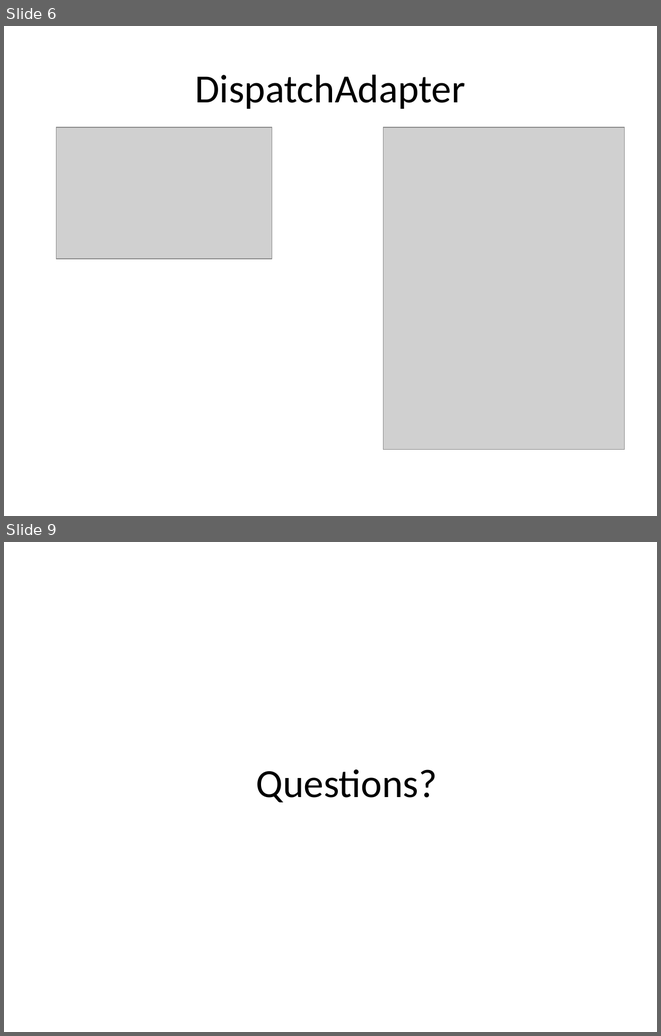
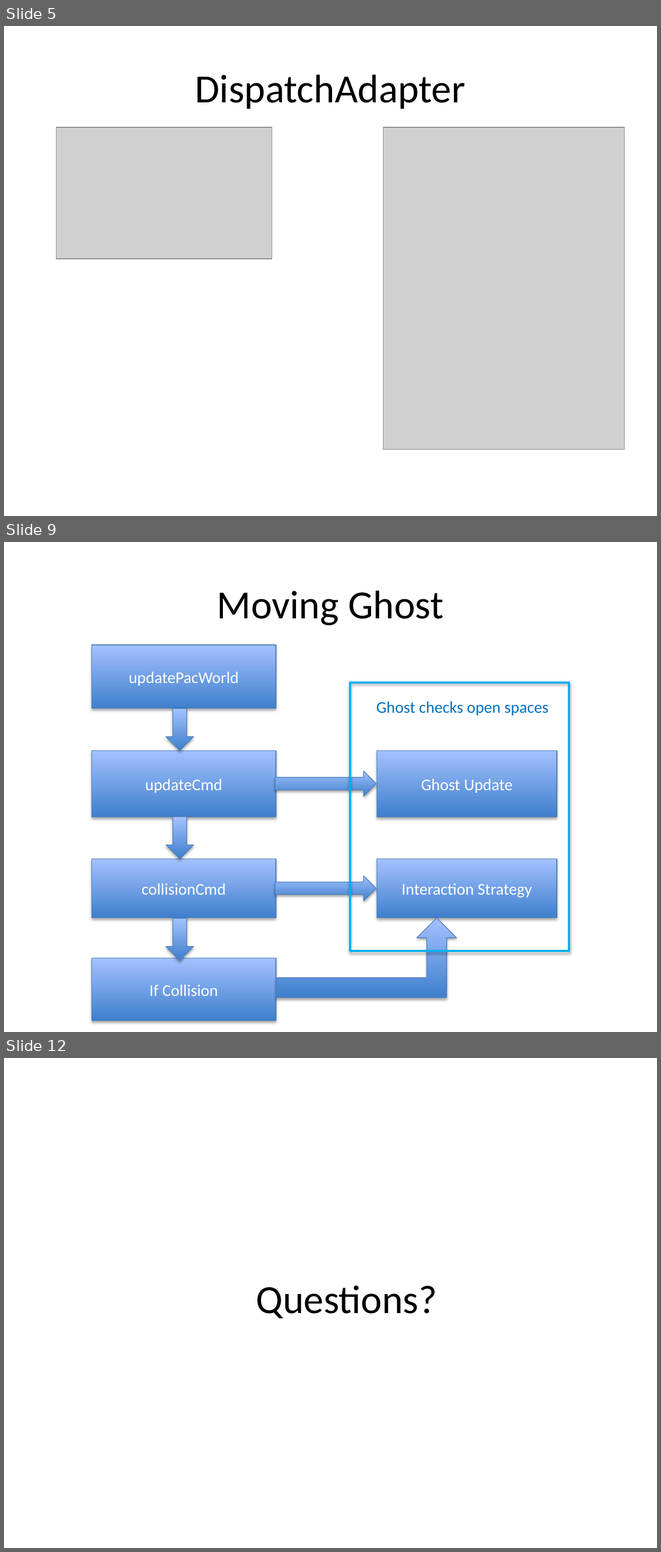
Before and after one commit to 11manu96/comp504-H7, a slide deck: src/main/resources/hw7_presentation.pptx. Shown one above the other, each under a label of ours: slides 6 and 9 before the commit, slides 5, 9 and 12 after it; the slides between them are not shown. The pictures are 661x1036 and 661x1552 pixels, drawn with LibreOffice and Linux fonts; fonts in the diff are those of the drawing; grey boxes stand for pictures. Boxes give left, top, right and bottom in pixels: in the first picture for what was removed or moved away, otherwise in the second. Text is boxed around its words. In the diff, an @@ line names an element or a change of style, - is before the commit and + after.

```diff
--- a/src/main/resources/hw7_presentation.pptx
+++ b/src/main/resources/hw7_presentation.pptx
@@ slide 9 added at (4, 542, 657, 1032), background #FFFFFF @@
@@ title added at (217, 590, 443, 625), 44 pt, text #000000 @@
+Moving Ghost
@@ rectangle added at (91, 645, 276, 708), fill gradient #3F80CE to #A4C4FF, outline #4B7EBC 0.75 pt, 18 pt, text #FFFFFF @@
+updatePacWorld
@@ rectangle added at (350, 682, 569, 951), outline #00B0F0 2.25 pt @@
@@ down arrow added at (166, 708, 193, 750), fill gradient #3F80CE to #A4C4FF, outline #4B7EBC 0.75 pt @@
@@ text added at (376, 701, 548, 715), 18 pt, text #0070C0 @@
+Ghost checks open spaces
@@ rectangle added at (91, 750, 276, 816), fill gradient #3F80CE to #A4C4FF, outline #4B7EBC 0.75 pt, 18 pt, text #FFFFFF @@
+updateCmd
@@ rectangle added at (377, 750, 556, 816), fill gradient #3F80CE to #A4C4FF, outline #4B7EBC 0.75 pt, 18 pt, text #FFFFFF @@
+Ghost Update
@@ right arrow added at (275, 771, 376, 796), fill gradient #3F80CE to #A4C4FF, outline #4B7EBC 0.75 pt @@
@@ down arrow added at (166, 817, 193, 859), fill gradient #3F80CE to #A4C4FF, outline #4B7EBC 0.75 pt @@
@@ rectangle added at (91, 859, 276, 917), fill gradient #3F80CE to #A4C4FF, outline #4B7EBC 0.75 pt, 18 pt, text #FFFFFF @@
+collisionCmd
@@ rectangle added at (377, 859, 556, 917), fill gradient #3F80CE to #A4C4FF, outline #4B7EBC 0.75 pt, 18 pt, text #FFFFFF @@
+Interaction Strategy
@@ right arrow added at (275, 876, 376, 900), fill gradient #3F80CE to #A4C4FF, outline #4B7EBC 0.75 pt @@
@@ down arrow added at (166, 918, 193, 960), fill gradient #3F80CE to #A4C4FF, outline #4B7EBC 0.75 pt @@
@@ bent up arrow added at (276, 917, 457, 997), fill gradient #3F80CE to #A4C4FF, outline #4B7EBC 0.75 pt @@
@@ rectangle added at (91, 958, 276, 1021), fill gradient #3F80CE to #A4C4FF, outline #4B7EBC 0.75 pt, 18 pt, text #FFFFFF @@
+If Collision
@@ what was slide 6 is now slide 5 @@
@@ what was slide 9 is now slide 12 @@
```
Also in this commit, not shown: 1 slide changed, 5 other slides added.
